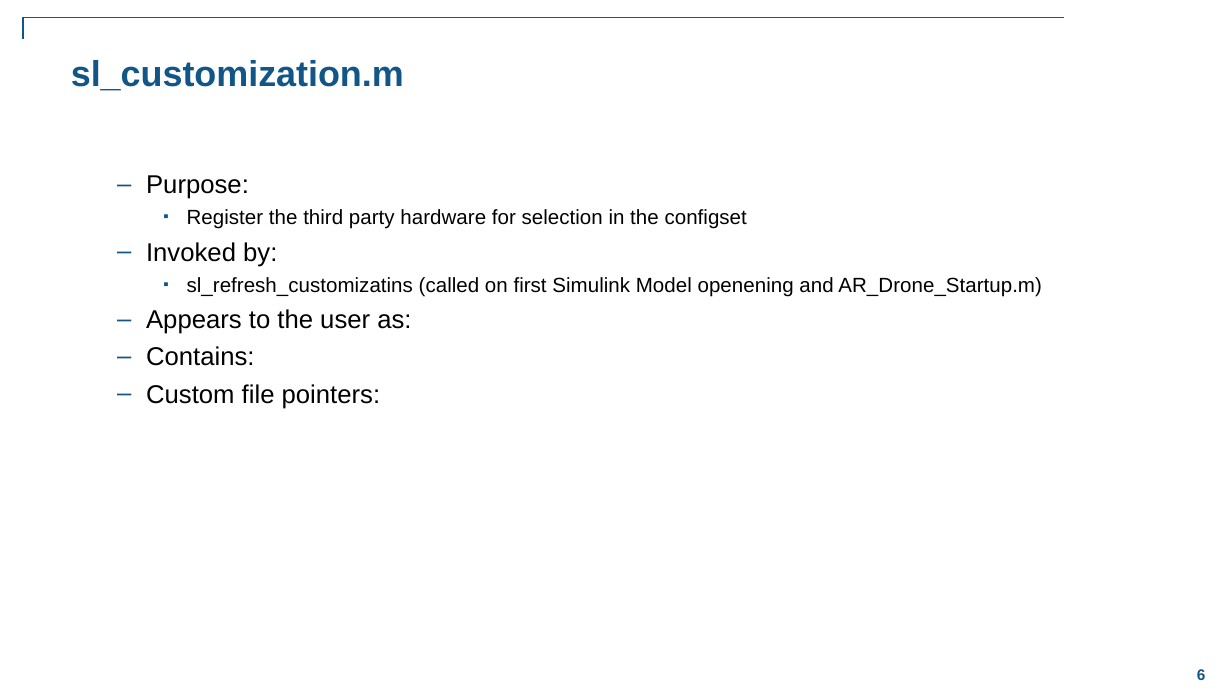
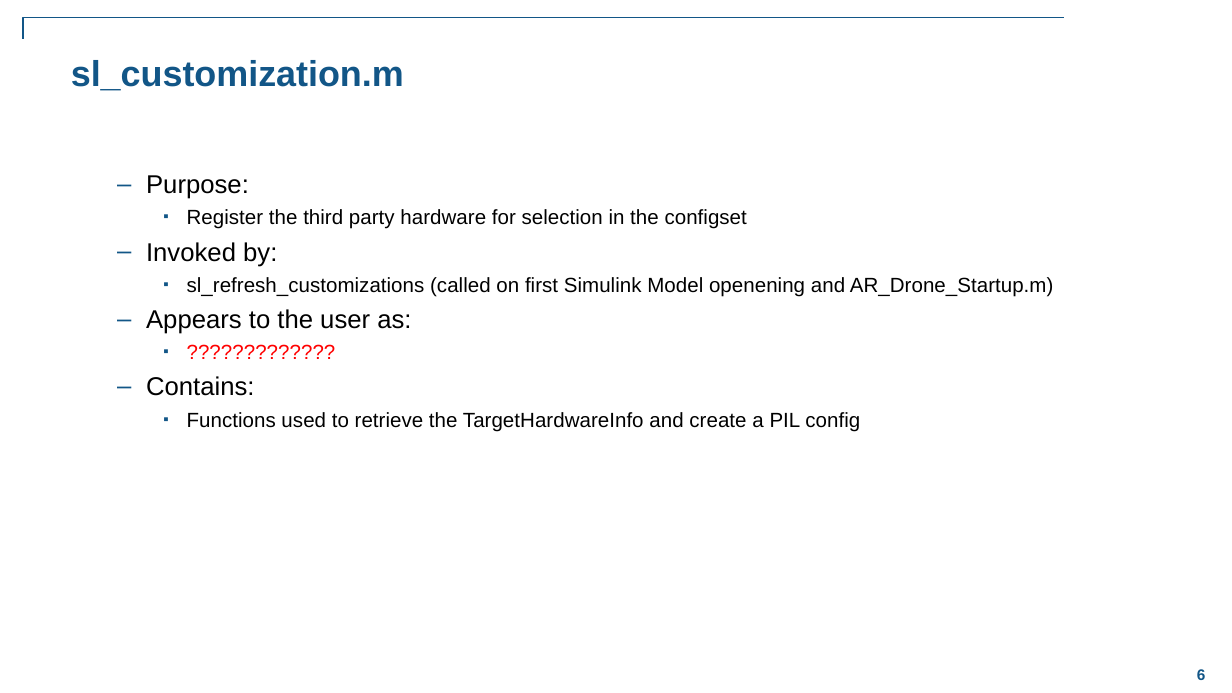
Before and after one commit to darenlee/SimulinkARDroneTarget, a slide deck: slide 6 of Docs/Generating code for the AR Drone 2.pptx. Drawn at 1232x693 pixels with LibreOffice and Linux fonts; fonts in the diff are those of the drawing; background and template pictures are left out. Boxes give left, top, right and bottom in pixels: in the first picture for what was removed or moved away, otherwise in the second. Text is boxed around its words. In the diff, an @@ line names an element or a change of style, - is before the commit and + after.

```diff
--- a/Docs/Generating code for the AR Drone 2.pptx
+++ b/Docs/Generating code for the AR Drone 2.pptx
@@ text at (146, 175, 1054, 431): paragraph added @@
+    ▪ ?????????????
@@ text at (187, 277, 1054, 296): text changed @@
-    ▪ sl_refresh_customizatins (called on first Simulink Model openening and AR_Drone_Startup.m)
+    ▪ sl_refresh_customizations (called on first Simulink Model openening and AR_Drone_Startup.m)
@@ text at (187, 412, 860, 431): text changed; size 20 to 16 pt @@
-  – Custom file pointers:
+    ▪ Functions used to retrieve the TargetHardwareInfo and create a PIL config
```
Also in this commit, not shown: 1 other slide changed, 1 slide added, 1 slide removed, 19 other files.
